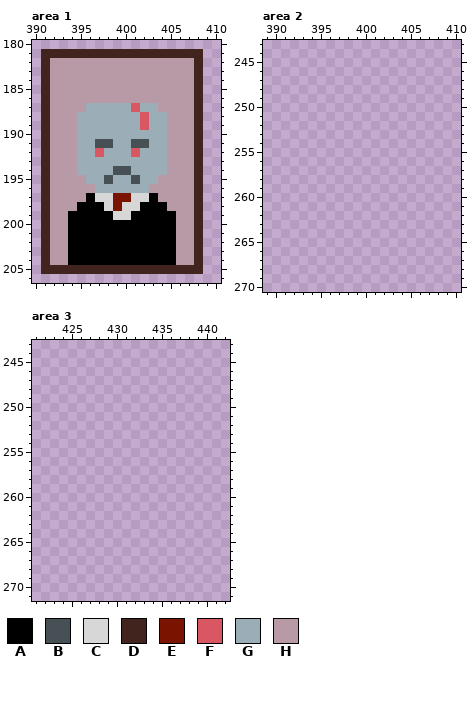
A pixel-art file gets an edit: Game_House_asets.aseprite. This is how it looked before the edit.
889x1000 pixels, 1 frame. Colours within 5 levels of each other are drawn and written as one. Shown: area 1: x 390..410, y 180..206; area 2: x 389..410, y 243..270; area 3: x 421..442, y 243..271. The commit also changed other parts of the picture, which this record leaves out.
Palette (. is transparent): A #000000  B #475054  C #d7d7d7  D #42241f  E #7a1400  F #d95763  G #9badb7  H #b79aa5
After:
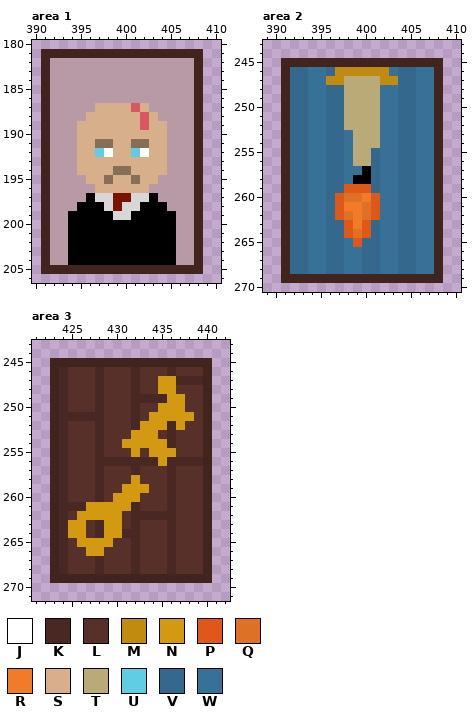
Colours new in this view: J #ffffff  K #492823  L #57302a  M #c08b0f  N #d39911  P #df5719  Q #df7126  R #f27b29  S #d7b08b  T #b9aa77  U #5fcde4  V #34688c  W #387198
Diff:
@@ palette @@
-B #475054
+B #876f57
--- area 1
@@ x 393..406 @@
 186 HHHHHHHHHHHHHH
-187 HHHGGGGGFGGHHH
-188 HHGGGGGGGFGGHH
-189 HHGGGGGGGFGGHH
-190 HHGGGGGGGGGGHH
-191 HHGGBBGGBBGGHH
-192 HHGGFGGGFGGGHH
-193 HHGGGGGGGGGGHH
-194 HHGGGGBBGGGGHH
-195 HHHGGBGGBGGHHH
-196 HHHHGGGGGGHHHH
+187 HHHHSSSSFSHHHH
+188 HHHSSSSSSFSHHH
+189 HHSSSSSSSFSSHH
+190 HHSSSSSSSSSSHH
+191 HHSSBBSSBBSSHH
+192 HHSSUJSSUJSSHH
+193 HHSSSSSSSSSSHH
+194 HHSSSSBBSSSSHH
+195 HHHSSBSSBSSHHH
+196 HHHHSSSSSSHHHH
 197 HHHACCEECCAHHH
--- area 2
@@ x 389..410 @@
 244 ......................
-245 ......................
-246 ......................
-247 ......................
-248 ......................
-249 ......................
-250 ......................
-251 ......................
-252 ......................
-253 ......................
-254 ......................
-255 ......................
-256 ......................
-257 ......................
-258 ......................
-259 ......................
-260 ......................
-261 ......................
-262 ......................
-263 ......................
-264 ......................
-265 ......................
-266 ......................
-267 ......................
-268 ......................
-269 ......................
+245 ..DDDDDDDDDDDDDDDDDD..
+246 ..DVVWWVMMMMMMWVVWWD..
+247 ..DVVWWMMTTTTMMVVWWD..
+248 ..DVVWWVVTTTTWWVVWWD..
+249 ..DVVWWVVTTTTWWVVWWD..
+250 ..DVVWWVVTTTTWWVVWWD..
+251 ..DVVWWVVTTTTWWVVWWD..
+252 ..DVVWWVVTTTTWWVVWWD..
+253 ..DVVWWVVWTTTWWVVWWD..
+254 ..DVVWWVVWTTTWWVVWWD..
+255 ..DVVWWVVWTTVWWVVWWD..
+256 ..DVVWWVVWTTVWWVVWWD..
+257 ..DVVWWVVWWAVWWVVWWD..
+258 ..DVVWWVVWAAVWWVVWWD..
+259 ..DVVWWVVPPPVWWVVWWD..
+260 ..DVVWWVPQQRPWWVVWWD..
+261 ..DVVWWVPRRQPWWVVWWD..
+262 ..DVVWWVPQRQPWWVVWWD..
+263 ..DVVWWVVPRPVWWVVWWD..
+264 ..DVVWWVVPQPVWWVVWWD..
+265 ..DVVWWVVWPVVWWVVWWD..
+266 ..DVVWWVVWWVVWWVVWWD..
+267 ..DVVWWVVWWVVWWVVWWD..
+268 ..DVVWWVVWWVVWWVVWWD..
+269 ..DDDDDDDDDDDDDDDDDD..
 270 ......................
--- area 3
@@ x 421..442 @@
 244 ......................
-245 ......................
-246 ......................
-247 ......................
-248 ......................
-249 ......................
-250 ......................
-251 ......................
-252 ......................
-253 ......................
-254 ......................
-255 ......................
-256 ......................
-257 ......................
-258 ......................
-259 ......................
-260 ......................
-261 ......................
-262 ......................
-263 ......................
-264 ......................
-265 ......................
-266 ......................
-267 ......................
-268 ......................
-269 ......................
+245 ..DDDDDDDDDDDDDDDDDD..
+246 ..DKLLLKLLLKLLLKLLLD..
+247 ..DKLLLKLLLKLLNNKKKD..
+248 ..DKLLLKLLLKLLNNLLLD..
+249 ..DKLLLKLLLKKKKNNLLD..
+250 ..DKLLLKLLLKLLNNNLLD..
+251 ..DKKKKKLLLKLNNNNNLD..
+252 ..DKLLLKLLLKNNNKNLLD..
+253 ..DKLLLKLLLNNNLKLLLD..
+254 ..DKLLLKLLNNNNNKLLLD..
+255 ..DKLLLKLLLNLNNNLLLD..
+256 ..DKLLLKKKKKKKNKKKKD..
+257 ..DKLLLKLLLKLLLKLLLD..
+258 ..DKLLLKLLLNLLLKLLLD..
+259 ..DKLLLKLLNNNLLKLLLD..
+260 ..DKLLLKLNNNLLLKLLLD..
+261 ..DKKKNNNNNKLLLKLLLD..
+262 ..DKLNNNNNLKKKKKLLLD..
+263 ..DKNNLKNNLKLLLKLLLD..
+264 ..DKNNLKNNKKLLLKLLLD..
+265 ..DKLNNNNLLKLLLKLLLD..
+266 ..DKLLNNLLLKLLLKLLLD..
+267 ..DKLLLKLLLKLLLKLLLD..
+268 ..DKLLLKLLLKLLLKLLLD..
+269 ..DDDDDDDDDDDDDDDDDD..
 270 ......................
